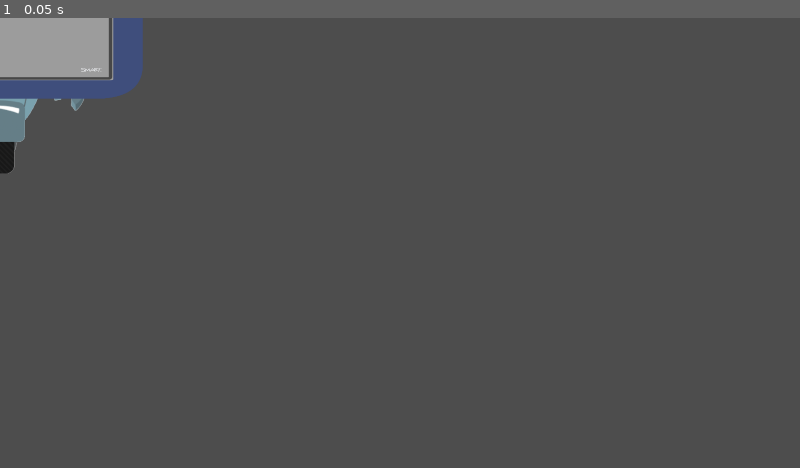
Above: before the commit, frame 1.
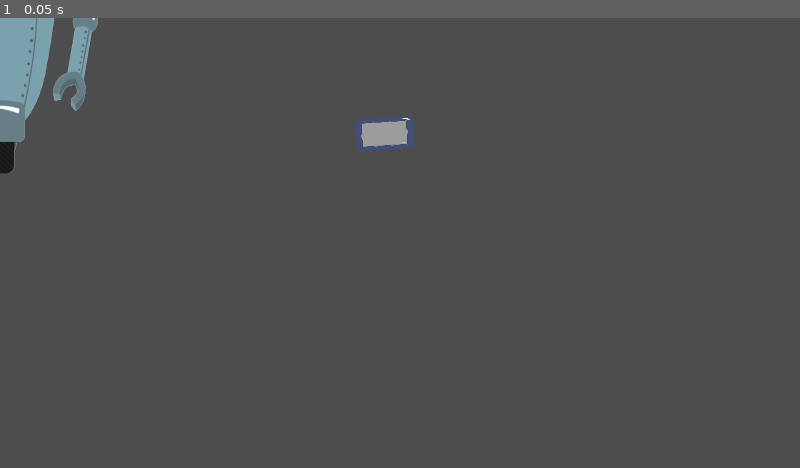
Above: after the commit, the same moment.

Repository: enderpyy/machina
Game: Godot game, scene res://scenes/Character/character.tscn
Two runs of this game, one before a commit and one after it. Both use one fixed random seed, a clock stepped at 60 frames per second and the inputs below. This scene is started directly instead of the project's main scene. The engine's default icon, where the game draws it, is replaced by a stand-in: a white triangle on a blue panel in a dark square.
Inputs:
- Up to frame 1 (0.05 s): no input

The runs differ from the first frame. In frame 1, 3.5% of the frame differs, in the area x 0-52%, y 0-30%.

Commit message:
character bug fix

Diff:
--- a/machina/objects/characters/Wheely.tres
+++ b/machina/objects/characters/Wheely.tres
@@ -6,4 +6,8 @@
 [resource]
 script = ExtResource("1_51rle")
 character_name = "Wheely"
-sprite = ExtResource("2_q0av1")
+texture = ExtResource("2_q0av1")
+calibrator_transform = Transform2D(0.199627, -0.0122097, 0.0122097, 0.199627, 924, 277)
+nut_positions = Array[Transform2D]([])
+oil_position = Transform2D(1, 0, 0, 1, 0, 0)
+charger_position = Transform2D(1, 0, 0, 1, 0, 0)
--- a/machina/scenes/Character/character.tscn
+++ b/machina/scenes/Character/character.tscn
@@ -1,25 +1,20 @@
-[gd_scene load_steps=6 format=3 uid="uid://5tsb8chg4jng"]
+[gd_scene load_steps=5 format=3 uid="uid://5tsb8chg4jng"]
 
 [ext_resource type="Script" uid="uid://e8kneb1u7pa2" path="res://scripts/character.gd" id="1_yenhn"]
+[ext_resource type="Resource" uid="uid://dlwtfeap72rbj" path="res://objects/characters/Wheely.tres" id="2_6xo28"]
 [ext_resource type="PackedScene" uid="uid://wkm7d80sbmdw" path="res://scenes/sensor_calibration.tscn" id="2_fqfur"]
 [ext_resource type="Texture2D" uid="uid://b46wiemw5tca8" path="res://sprite/wheely.png" id="2_fsvua"]
-[ext_resource type="Script" uid="uid://b0o5gn643yeya" path="res://scripts/resource scripts/character_resource.gd" id="3_myntp"]
-
-[sub_resource type="Resource" id="Resource_6xo28"]
-script = ExtResource("3_myntp")
-character_name = "Wheely"
-sprite = ExtResource("2_fsvua")
 
 [node name="Character" type="Node2D"]
 script = ExtResource("1_yenhn")
 character_name = "Wheely"
-current_character = SubResource("Resource_6xo28")
+current_character = ExtResource("2_6xo28")
 
 [node name="Main Sprite" type="Sprite2D" parent="."]
 texture = ExtResource("2_fsvua")
 
 [node name="Sensor Calibration" parent="." instance=ExtResource("2_fqfur")]
-position = Vector2(860, 321)
+position = Vector2(1365, 245)
 rotation = -0.0610865
 scale = Vector2(0.2, 0.2)
 
--- a/machina/scripts/character.gd
+++ b/machina/scripts/character.gd
@@ -25,11 +25,12 @@
 func _ready() -> void:
 	print("ready")
 	if save_to_file:
-		print("saving to file?")
+		print("saving to file...")
 		save_character()
 		return
 
 	if current_character != null:
+		print('loading: ', current_character.character_name)
 		load_character(current_character)
 
 func save_character():
@@ -40,32 +41,33 @@
 	else:
 		res = CharacterResource.new()
 
-	res.set_character_name(character_name)
-	res.set_sprite(sprite.texture)
+	res.character_name = character_name
+	res.texture = sprite.texture
 
-	res.set_calibrator_position(make_position_resource(calibrator))
-	var nut_positions_resource : Array[Transform2D] = []
-	for child in nuts.get_children():
-		nut_positions_resource.append(make_position_resource(child))
-	res.set_nut_positions(nut_positions_resource)
-	res.set_charger_position(make_position_resource(charger))
-	res.set_oil_position(make_position_resource(oil))
+	res.calibrator_transform = calibrator.transform
+	#var nut_positions_resource : Array[Transform2D] = []
+	#for child in nuts.get_children():
+		#nut_positions_resource.append(make_position_resource(child))
+	#res.set_nut_positions(nut_positions_resource)
+	#res.set_charger_position(make_position_resource(charger))
+	#res.set_oil_position(make_position_resource(oil))
 
 
-	print(res.get_charger_position())
+	#print(res.get_charger_position())
 
 	print("saving character...")
 
 	ResourceSaver.save(res, fp)
 
+
 func load_character(char : CharacterResource):
 	current_character = char
-	sprite.set_texture(char.get_sprite())
-	character_name = char.get_character_name()
-	set_node_position(calibrator, char.get_calibrator_position())
+	sprite.set_texture(char.texture)
+	character_name = char.character_name
+	set_node_position(calibrator, char.calibrator_transform)
 	#set nut positions here
-	set_node_position(oil, char.get_oil_position())
-	set_node_position(charger, char.get_charger_position())
+	#set_node_position(oil, char.get_oil_position())
+	#set_node_position(charger, char.get_charger_position())
 
 func set_node_position(node : Node2D, res : Transform2D):
 	#print(current_character.character_name)
@@ -75,7 +77,7 @@
 	node.scale = res.get_scale()
 	node.rotation = res.get_rotation()
 
-func make_position_resource(node: Node2D) -> Transform2D:
-	var r : Transform2D
-	r = node.transform
-	return r
+#func make_position_resource(node: Node2D) -> Transform2D:
+	#var r : Transform2D
+	#r = node.transform
+	#return r
--- a/machina/scripts/resource scripts/character_resource.gd
+++ b/machina/scripts/resource scripts/character_resource.gd
@@ -10,39 +10,35 @@
 
 @export
 var character_name : String
-func set_character_name(n : String):
-	character_name = n
-func get_character_name() -> String:
-	return character_name
+#func set_character_name(n : String):
+	#character_name = n
+#func get_character_name() -> String:
+	#return character_name
 
 @export
-var sprite : Texture2D
-func set_sprite(s : Texture2D):
-	sprite = s
-func get_sprite() -> Texture2D:
-	return sprite
+var texture : Texture2D
+#func set_sprite(s : Texture2D):
+	#sprite = s
+#func get_sprite() -> Texture2D:
+	#return sprite
+@export
+var calibrator_transform : Transform2D
 
-
-var calibrator_position : Transform2D
-func set_calibrator_position(pos : Transform2D):
-	calibrator_position = pos
-func get_calibrator_position() -> Transform2D:
-	return calibrator_position
-
-var nut_positions : Array[Transform2D]
-func set_nut_positions(pos : Array[Transform2D]):
-	nut_positions = pos
-func get_nut_positions() -> Array[Transform2D]:
-	return nut_positions
-
-var oil_position : Transform2D
-func set_oil_position(pos : Transform2D):
-	oil_position = pos
-func get_oil_position() -> Transform2D:
-	return oil_position
-
-var charger_position : Transform2D
-func set_charger_position(pos : Transform2D):
-	charger_position = pos
-func get_charger_position() -> Transform2D:
-	return charger_position
+@export
+var nut_positions: Array[Transform2D]
+#func set_nut_positions(pos : Array[Transform2D]):
+	#nut_positions = pos
+#func get_nut_positions() -> Array[Transform2D]:
+	#return nut_positions
+@export
+var oil_position: Transform2D
+#func set_oil_position(pos : Transform2D):
+	#oil_position = pos
+#func get_oil_position() -> Transform2D:
+	#return oil_position
+@export
+var charger_position: Transform2D
+#func set_charger_position(pos : Transform2D):
+	#charger_position = pos
+#func get_charger_position() -> Transform2D:
+	#return charger_position
Not shown: 1 places in machina/objects/characters/Wheely.tres that only renumber resources
